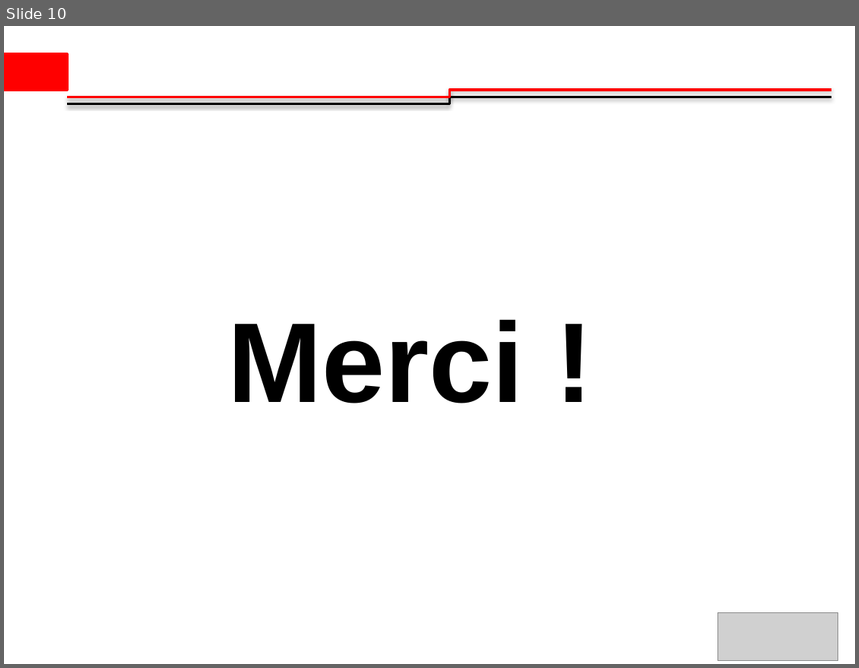
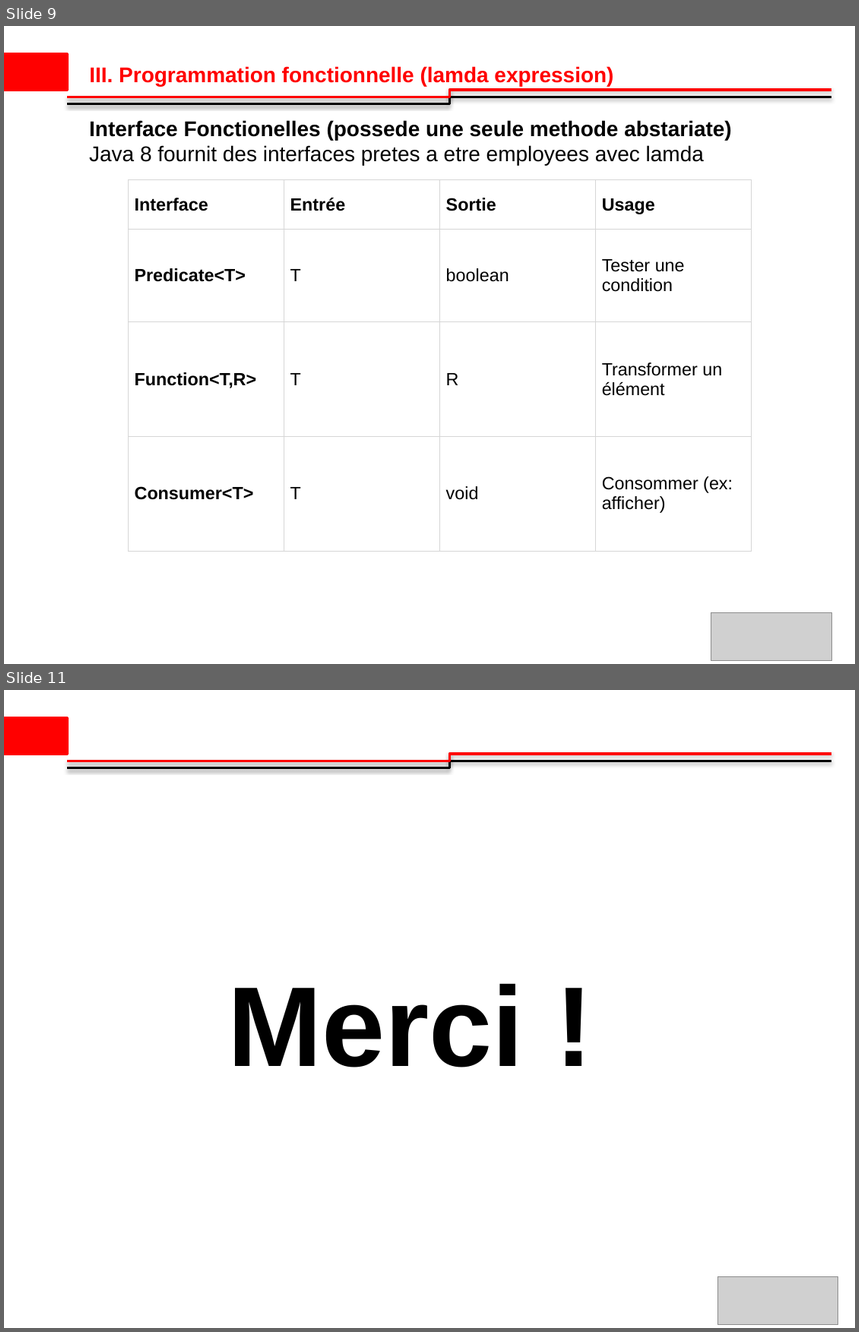
Before and after one commit to ibrahimsava/Osis-training-in-java, a slide deck: Osis_Presentation_Ibrahim_SAVADOGO_2 [Autosaved].pptx. Shown one above the other, each under a label of ours: slide 10 before the commit, slides 9 and 11 after it; the slides between them are not shown. The pictures are 859x668 and 859x1332 pixels, drawn with LibreOffice and Linux fonts; fonts in the diff are those of the drawing; grey boxes stand for pictures; background and template pictures are left out. Boxes give left, top, right and bottom in pixels: in the first picture for what was removed or moved away, otherwise in the second. Text is boxed around its words. In the diff, an @@ line names an element or a change of style, - is before the commit and + after.

```diff
--- a/Osis_Presentation_Ibrahim_SAVADOGO_2 [Autosaved].pptx
+++ b/Osis_Presentation_Ibrahim_SAVADOGO_2 [Autosaved].pptx
@@ slide 9 added at bbox=[4, 26, 855, 664], background #FFFFFF; not listed: 3 template elements that a slide beside it also shows @@
@@ text added at bbox=[89, 66, 614, 86], 18 pt, text #FF0000, bold @@
+III. Programmation fonctionnelle (lamda expression)
@@ text added at bbox=[89, 120, 732, 165], 18 pt, text #000000, bold @@
+Interface Fonctionelles (possede une seule methode abstariate)
+Java 8 fournit des interfaces pretes a etre employees avec lamda
@@ table added at bbox=[129, 180, 751, 551], 4 rows, 4 columns @@
+Interface | Entrée | Sortie | Usage
+Predicate<T> | T | boolean | Tester une condition
+Function<T,R> | T | R | Transformer un élément
+Consumer<T> | T | void | Consommer (ex: afficher)
@@ picture added at bbox=[712, 613, 832, 661] @@
@@ what was slide 10 is now slide 11 @@
```
Also in this commit, not shown: 7 slides changed, 2 other slides added, 2 slides removed, 1 other file.
